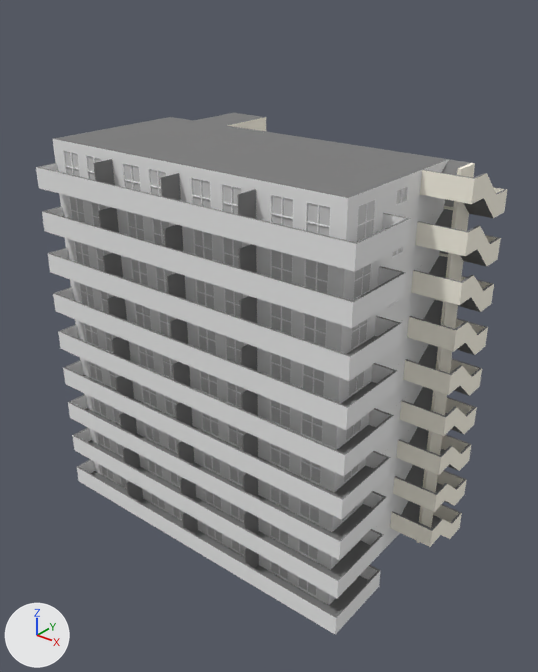
An edit to the Blender file building_02/building.blend, drawn before and after from the same camera.
Both versions are drawn from a 50 mm lens placed at (3.03, -3.89, 3.99), pointed at (0.09, -0.21, 1.71). Arrows for +X, +Y and +Z are at lower left; the lights stay in place.
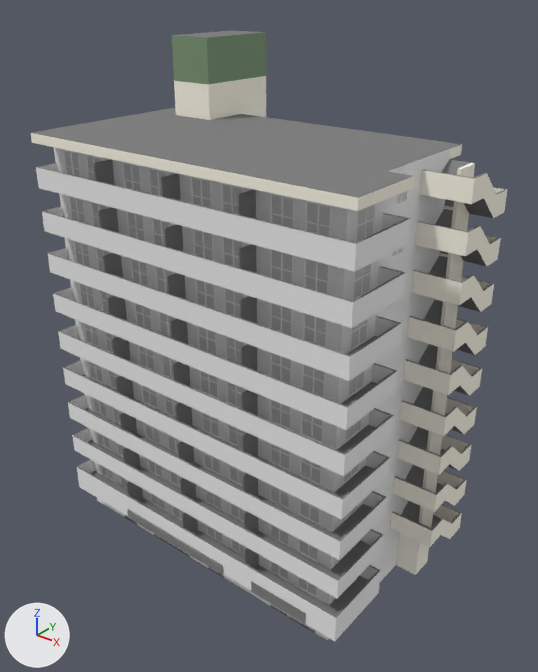
Commit message: 二つ目の建物完成

Patch to the scene script:
```diff
--- a/building_02/building.blend.py
+++ b/building_02/building.blend.py
@@ mat_greenmat @@
+mat_greenmat = diffuse_material('GreenMat')
+mat_greenmat.base_color = (0.215, 0.319, 0.197)  # green #80997b
@@ me_plane_002 @@
 # used by ob_plane; location = (0.0, 0.0, 0.0)
-me_plane_002.from_pydata(...)  # 1562 vertices, 1531 faces; spans x -1.25..1.41, y -1.0..0.7, z 0.3..0.6
+me_plane_002.from_pydata(...)  # 15008 vertices, 14734 faces; spans x -1.25..1.41, y -1.01..0.7, z 0.0..3.61
+# me_plane_002 part 1: 6480 vertices added at x -1.25..1.41, y -1.0..0.7, z 1.53..3.61
+# me_plane_002 part 2: 247 vertices removed from x -1.23..1.23, y -0.98..0.4, z 0.3; 981 vertices added at x -1.25..1.26, y -1.01..0.7, z 0.0..0.6
 me_plane_002.materials.append(mat_othermat_01)
@@ me_plane_002 @@
 me_plane_002.materials.append(mat_wallmat_02)
+me_plane_002.materials.append(mat_greenmat)  # green #80997b
@@ ob_plane @@
 ob_plane.location = (0.0, 0.0, 0.0)
-_m = ob_plane.modifiers.new('Array', 'ARRAY')
-_m.count = 9
-_m.constant_offset_displace = (0.0, 0.0, 0.0)
-_m.relative_offset_displace = (0.0, 0.0, 1.0)
```

Where the change shows, as pixel boxes (x1, y1, x2, y2) in the pictures (538 x 672 px):
'Plane', reshaped, modifiers changed (17% taller)
    before: (36, 113, 507, 635)
    after: (31, 30, 507, 641)
part 1 of me_plane_002, added
    after: (31, 30, 507, 430)
part 2 of me_plane_002, built on
    after: (79, 482, 429, 641)
